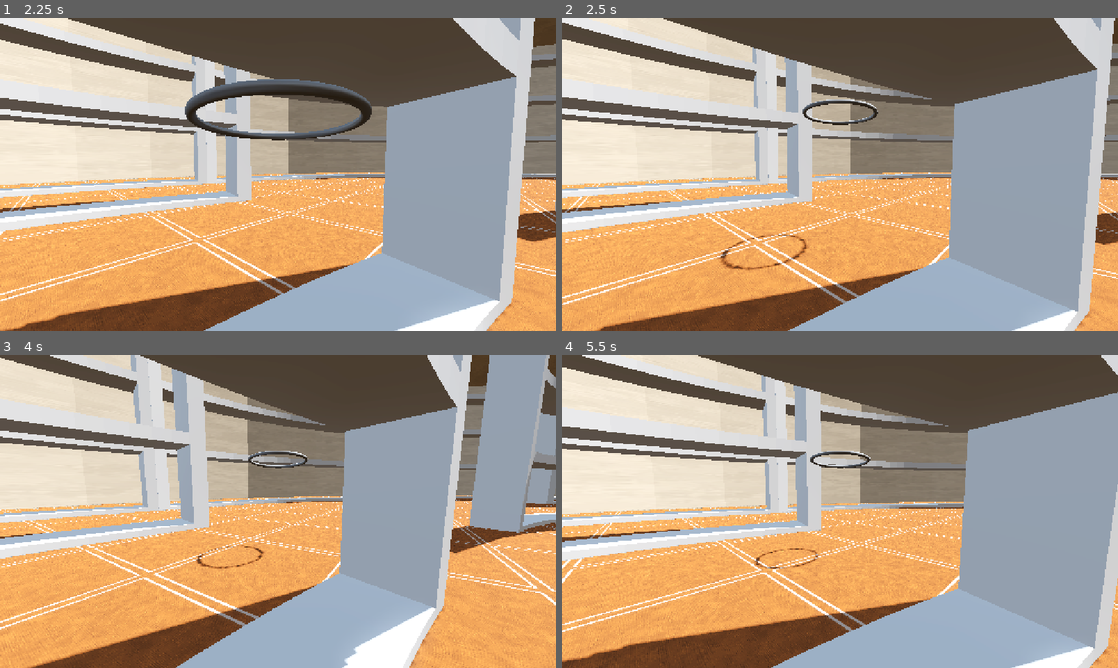
Above: before the commit, frames 1-4 (two rows, left to right).
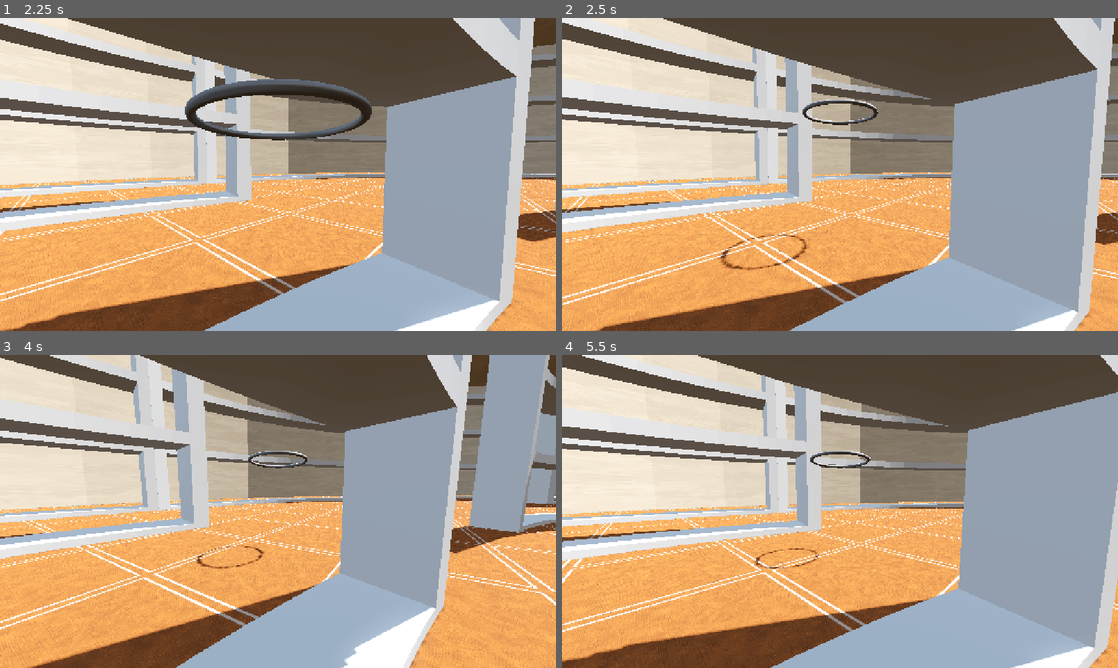
Above: after the commit, the same moments.

Repository: cjpugs/GMTK-Jam-25
Game: Godot game, scene res://scenes/levels/test-level.tscn
Two runs of this game, one before a commit and one after it. Both use one fixed random seed, a clock stepped at 60 frames per second and the inputs below. This scene is started directly instead of the project's main scene.
Inputs (mouse positions are in pixels of both pictures, inside the frame that each line leads up to):
- Up to frame 1 (2.25 s): move the mouse to (400, 158) at 0.52 s; hold Right (move_right) 0.53-1.28 s; click (400, 158) at 0.6 s; move the mouse to (250, 174) at 1.27 s; hold Up (move_forward) from 1.28 s (still down); click (250, 174) at 1.35 s; move the mouse to (289, 168) at 2.02 s; click (289, 168) at 2.1 s
- Up to frame 2 (2.5 s): keep holding Up (move_forward)
- Up to frame 3 (4 s): keep holding Up (move_forward); move the mouse to (272, 517) at 2.77 s; click (272, 517) at 2.85 s; move the mouse to (316, 514) at 3.52 s; click (316, 514) at 3.6 s
- Up to frame 4 (5.5 s): keep holding Up (move_forward); move the mouse to (795, 508) at 4.27 s; click (795, 508) at 4.35 s; tap Enter at 5 s; move the mouse to (845, 511) at 5.02 s; click (845, 511) at 5.1 s

Frame 1 is identical in both runs. In frame 2, 0.4% of the frame differs, in the area x 0-100%, y 0-100%; in frame 3, less than 0.1%; in frame 4, 0.3%.

Commit message:
made sec guard always look at player

Diff:
--- a/project.godot
+++ b/project.godot
@@ -29,6 +29,7 @@
 [global_group]
 
 Enemies=""
+Player=""
 
 [input]
 
--- a/scenes/obstacles/security_guard.gd
+++ b/scenes/obstacles/security_guard.gd
@@ -3,22 +3,27 @@
 ## Enemy Pathfinding: 10 min tutorial
 ## https://youtu.be/-juhGgA076E?si=LyneMsTcXfJ_MpzU
 
+var noticing_player : bool = false
 
-var speed : int = 100
+@export var speed : int = 100
+var curr_speed : int = speed
 @onready var nav_agent = $NavigationAgent3D
 
 func _physics_process(delta: float) -> void:
 
-	var current_location : Vector3 = global_position
-	var next_location : Vector3 = nav_agent.get_next_path_position()
-	var new_velocity : Vector3 = (next_location - current_location) * speed * delta
+	if noticing_player:
+		var current_location : Vector3 = global_position
+		var next_location : Vector3 = nav_agent.get_next_path_position()
+		var new_velocity : Vector3 = (next_location - current_location) * curr_speed * delta
 
-	nav_agent.set_velocity(new_velocity)
+		nav_agent.set_velocity(new_velocity)
 
 
 func update_target_location(target_location):
 	nav_agent.set_target_position(target_location)
-
+	var flat_target_pos = Vector3(target_location.x, global_position.y, target_location.z)
+	look_at(flat_target_pos)
+	global_rotation.y += deg_to_rad(90)
 
 
 func _on_navigation_agent_3d_target_reached() -> void:
@@ -28,3 +33,15 @@
 func _on_navigation_agent_3d_velocity_computed(safe_velocity: Vector3) -> void:
 	velocity = velocity.move_toward(safe_velocity,0.25)
 	move_and_slide()
+
+
+func _on_notice_area_body_entered(body: Node3D) -> void:
+	if body.is_in_group("Player"):
+		noticing_player = true
+		curr_speed = speed
+
+
+func _on_notice_area_body_exited(body: Node3D) -> void:
+	if body.is_in_group("Player"):
+		noticing_player = false
+		curr_speed = 0
--- a/scenes/obstacles/security_guard.tscn
+++ b/scenes/obstacles/security_guard.tscn
@@ -20,9 +20,13 @@
 [sub_resource type="BoxMesh" id="BoxMesh_aspyq"]
 material = SubResource("StandardMaterial3D_t2qm8")
 
+[sub_resource type="CapsuleMesh" id="CapsuleMesh_5sf2l"]
+
 [sub_resource type="CapsuleShape3D" id="CapsuleShape3D_t2qm8"]
 radius = 0.404627
 height = 2.68961
+
+[sub_resource type="SphereShape3D" id="SphereShape3D_5sf2l"]
 
 [node name="SecurityGuard" type="CharacterBody3D" groups=["Enemies"]]
 script = ExtResource("1_5sf2l")
@@ -37,8 +41,12 @@
 skeleton = NodePath("../..")
 
 [node name="Badge" type="MeshInstance3D" parent="Body"]
-transform = Transform3D(0.0473073, -0.0206687, 0.0292956, 0.00720572, 0.148434, -2.39718e-10, -0.0144949, 0.00633287, 0.0956126, 0.413437, 0.579715, -0.247279)
+transform = Transform3D(0.0423931, -0.0271925, 0.0701332, 0.00684514, 0.207018, -1.84623e-09, -0.0202986, 0.0130203, 0.146471, 0.420173, 0.585444, -0.226809)
 mesh = SubResource("BoxMesh_aspyq")
+
+[node name="Temp" type="MeshInstance3D" parent="Body"]
+transform = Transform3D(1, 0, 0, 0, 1, 0, 0, 0, 1, -0.0292434, 0, 0)
+mesh = SubResource("CapsuleMesh_5sf2l")
 
 [node name="CollisionShape3D" type="CollisionShape3D" parent="."]
 transform = Transform3D(1, 0, 0, 0, 1, 0, 0, 0, 1, 0, 1.316, 0)
@@ -49,5 +57,13 @@
 path_height_offset = 1.0
 avoidance_enabled = true
 
+[node name="NoticeArea" type="Area3D" parent="."]
+
+[node name="CollisionShape3D" type="CollisionShape3D" parent="NoticeArea"]
+transform = Transform3D(15, 0, 0, 0, 15, 0, 0, 0, 15, 0, 1.84481, 0)
+shape = SubResource("SphereShape3D_5sf2l")
+
 [connection signal="target_reached" from="NavigationAgent3D" to="." method="_on_navigation_agent_3d_target_reached"]
 [connection signal="velocity_computed" from="NavigationAgent3D" to="." method="_on_navigation_agent_3d_velocity_computed"]
+[connection signal="body_entered" from="NoticeArea" to="." method="_on_notice_area_body_entered"]
+[connection signal="body_exited" from="NoticeArea" to="." method="_on_notice_area_body_exited"]
--- a/scenes/player/player.tscn
+++ b/scenes/player/player.tscn
@@ -8,7 +8,7 @@
 [sub_resource type="ConvexPolygonShape3D" id="ConvexPolygonShape3D_dovo2"]
 points = PackedVector3Array(-0.125207, -0.532801, -0.480507, 0.0227831, 0.47607, 0.498884, 0.169713, 0.559144, 0.464172 …(924 unchanged characters)…
 
-[node name="Player" type="CharacterBody3D"]
+[node name="Player" type="CharacterBody3D" groups=["Player"]]
 transform = Transform3D(1, 0, 0, 0, 1, 0, 0, 0, 1, 0, 1, 0)
 script = ExtResource("1_8afob")
 
Not shown: 1 places in scenes/obstacles/security_guard.tscn that only renumber resources
